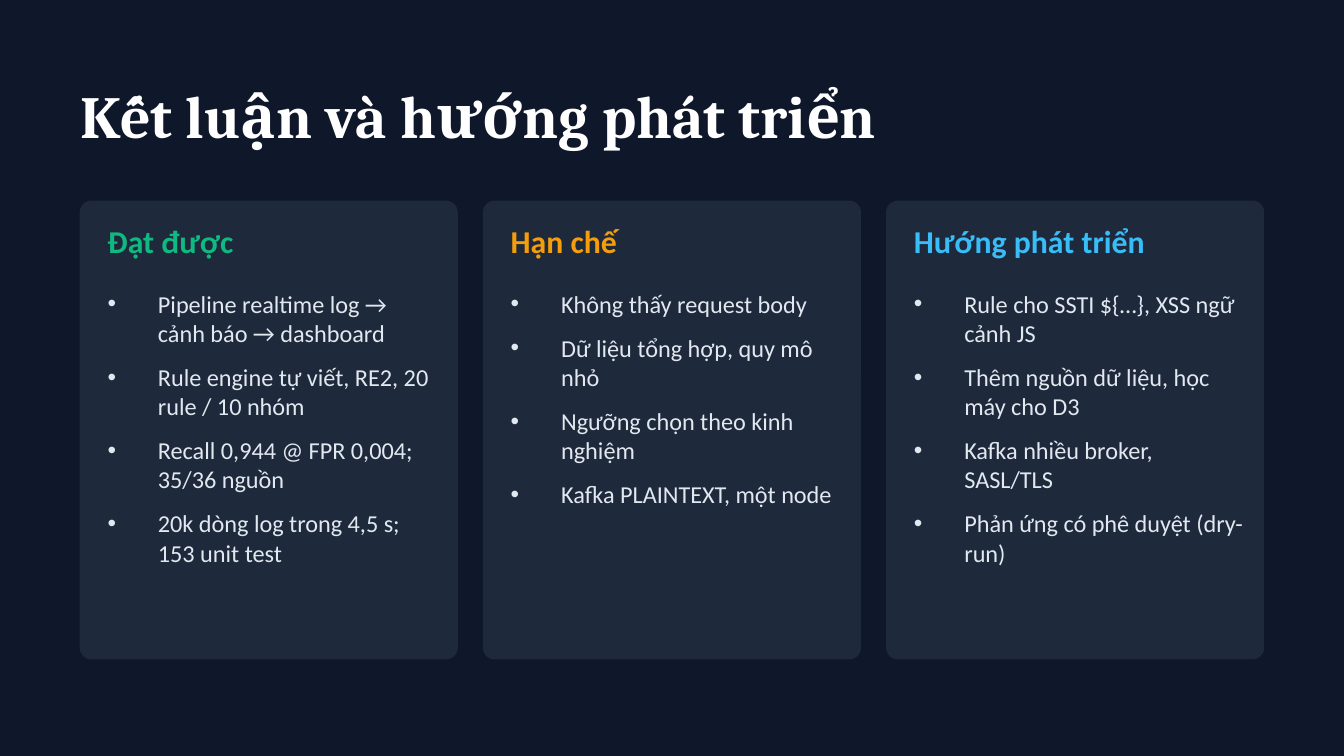
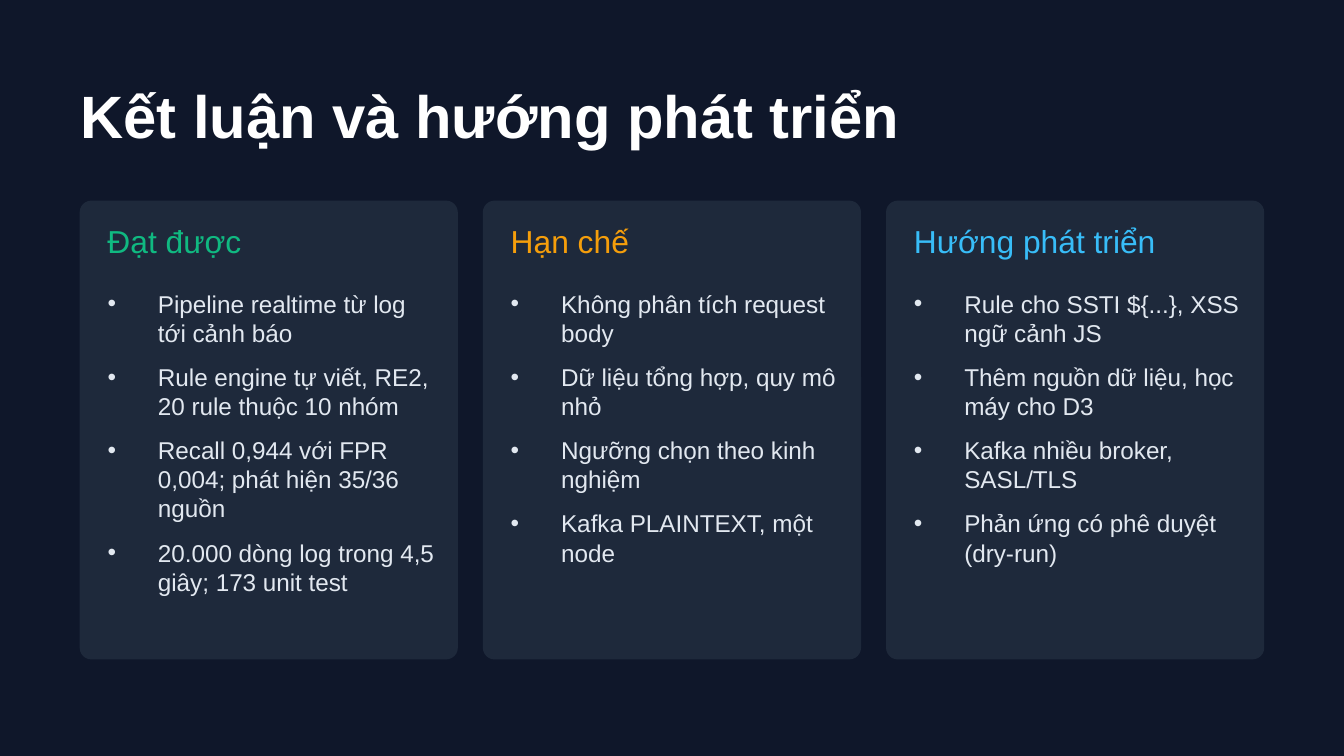
Before and after one commit to tranbadat/IT6027, a slide deck: slide 24 of docs/report/Slide_WAF_Log_Analyzer.pptx (slide 21 before the commit). Drawn at 1344x756 pixels with LibreOffice and Linux fonts; fonts in the diff are those of the drawing. Boxes give left, top, right and bottom in pixels: in the first picture for what was removed or moved away, otherwise in the second. Text is boxed around its words. In the diff, an @@ line names an element or a change of style, - is before the commit and + after.

```diff
--- a/docs/report/Slide_WAF_Log_Analyzer.pptx
+++ b/docs/report/Slide_WAF_Log_Analyzer.pptx
@@ text "Kết luận và hướng phát ..." at [81,90,899,149]: font Cambria to Arial @@
@@ font Calibri to Arial, bold off in 3 elements at [107,230,242,258], [511,228,629,258], [914,228,1156,259] @@
@@ text at [158,295,434,596]: text changed; font Calibri to Arial @@
-• Pipeline realtime log → cảnh báo → dashboard
-• Rule engine tự viết, RE2, 20 rule / 10 nhóm
-• Recall 0,944 @ FPR 0,004; 35/36 nguồn
-• 20k dòng log trong 4,5 s; 153 unit test
+• Pipeline realtime từ log tới cảnh báo
+• Rule engine tự viết, RE2, 20 rule thuộc 10 nhóm
+• Recall 0,944 với FPR 0,004; phát hiện 35/36 nguồn
+• 20.000 dòng log trong 4,5 giây; 173 unit test
@@ text at [561,295,825,347]: text changed; font Calibri to Arial @@
-• Không thấy request body
+• Không phân tích request body
@@ text at [964,295,1238,347]: text changed; font Calibri to Arial @@
-• Rule cho SSTI ${…}, XSS ngữ cảnh JS
+• Rule cho SSTI ${...}, XSS ngữ cảnh JS
@@ text at [561,366,836,562]: font Calibri to Arial in "Dữ liệu tổng hợp, quy mô nhỏ", "Ngưỡng chọn theo kinh nghiệm", "Kafka PLAINTEXT, một node" @@
@@ text at [964,367,1234,567]: font Calibri to Arial in "Thêm nguồn dữ liệu, học máy cho ...", "Kafka nhiều broker, SASL/TLS", "Phản ứng có phê duyệt (dry-run)" @@
```
Also in this commit, not shown: 20 other slides changed, 3 slides added, 4 other files.
